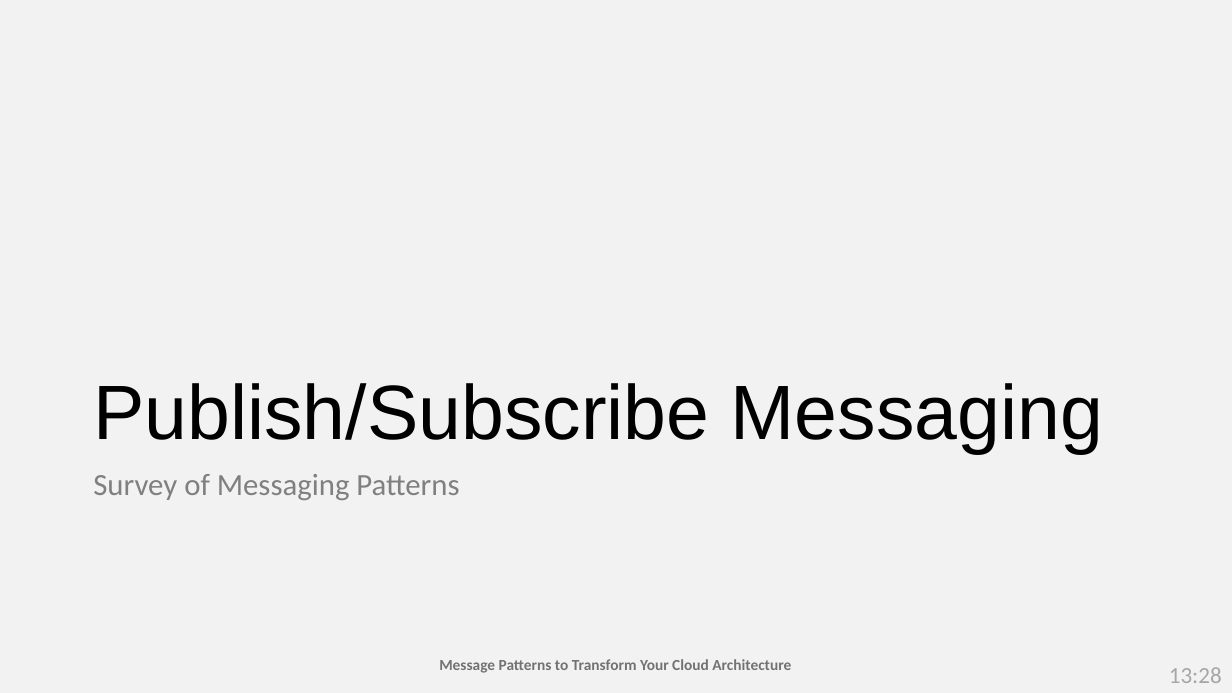
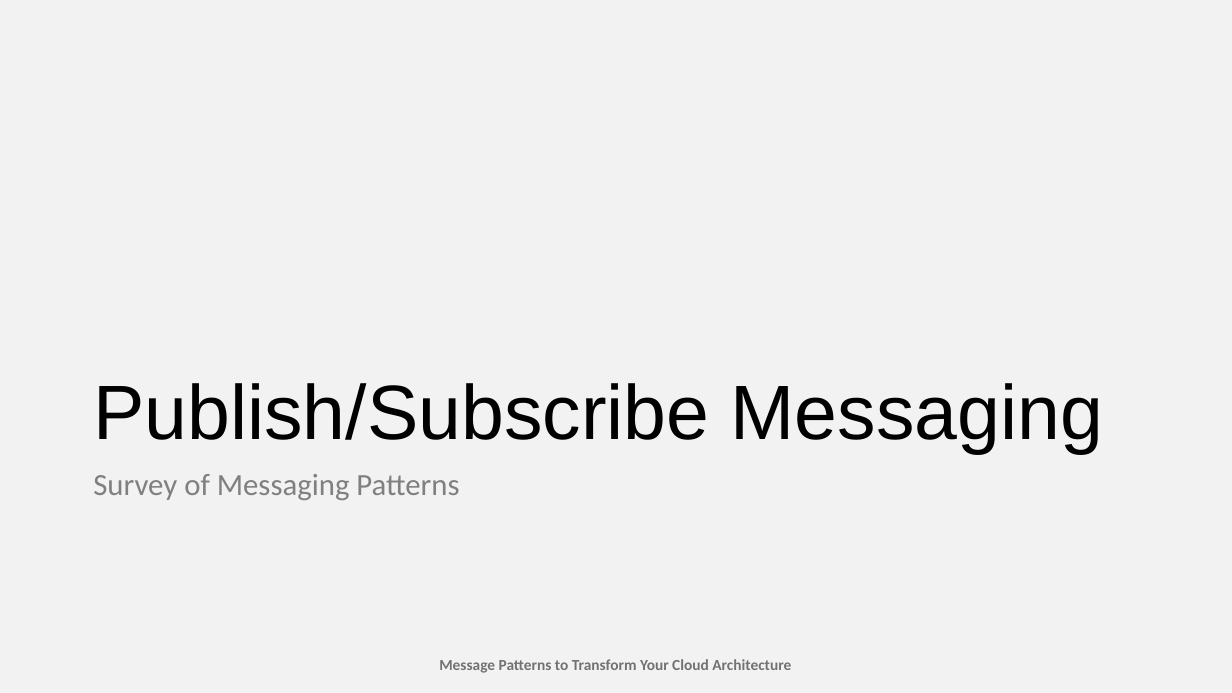
Before and after one commit to TaleLearnCode/MessagingPatternsToTransformYourCloudArchitecture, a slide deck: slide 26 of EventMaterials/MessagingPatterns-Jasper-DEV03.pptx. Drawn at 1232x693 pixels with LibreOffice and Linux fonts; fonts in the diff are those of the drawing. Boxes give left, top, right and bottom in pixels: in the first picture for what was removed or moved away, otherwise in the second. Text is boxed around its words. In the diff, an @@ line names an element or a change of style, - is before the commit and + after.

```diff
--- a/EventMaterials/MessagingPatterns-Jasper-DEV03.pptx
+++ b/EventMaterials/MessagingPatterns-Jasper-DEV03.pptx
@@ text removed at bbox=[1169, 667, 1222, 683] @@
-13:28
```
Also in this commit, not shown: 13 other slides changed.
